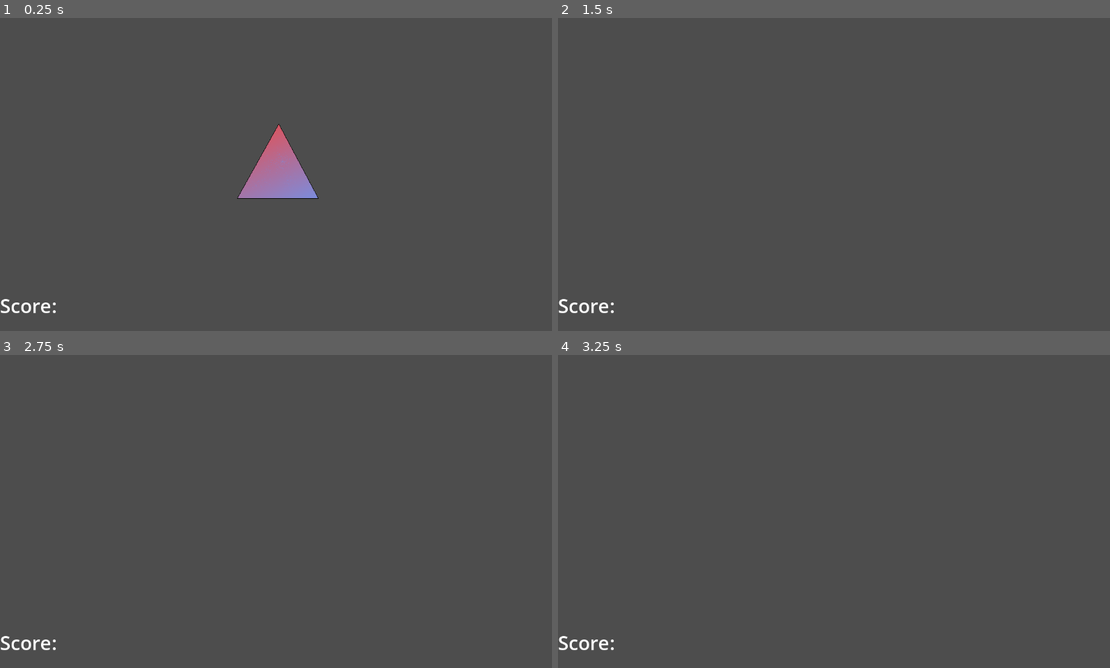
Above: before the commit, frames 1-4 (two rows, left to right).
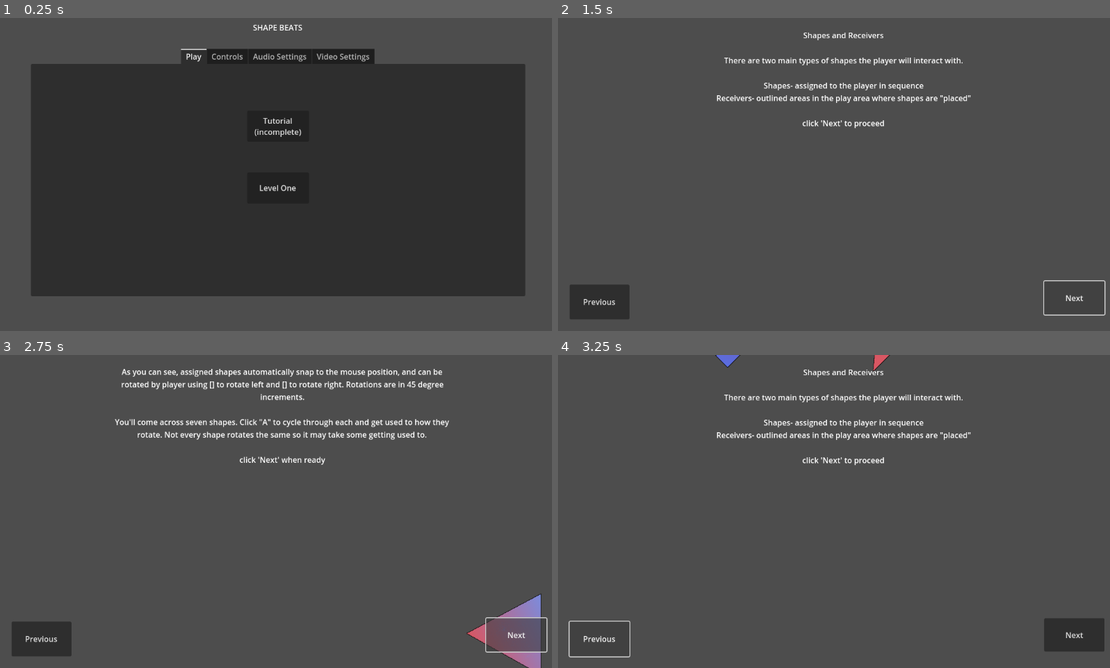
Above: after the commit, the same moments.

Repository: SucellosMusic/first-rhythm-game
Game: Godot game, scene res://Scenes/Menus/main_menu.tscn
Same seed, same stepped clock (60 frames per second), same inputs: the game is played once before the commit and once after it. Before the commit the project starts from res://Scenes/Levels/play_area.tscn.
Inputs (mouse positions are in pixels of both pictures, inside the frame that each line leads up to):
- Up to frame 1 (0.25 s): no input
- Up to frame 2 (1.5 s): click (834, 127) at 0.5 s, where only the run after the commit has a clickable "Tutorial (incomplete)"; click (1076, 296) at 1.25 s, where only the run after the commit has a clickable "Next"
- Up to frame 3 (2.75 s): click (518, 633) at 2 s, where only the run after the commit has a clickable "Next"
- Up to frame 4 (3.25 s): click (602, 639) at 2.75 s, where only the run after the commit has a clickable "Previous"

The runs differ from the first frame. In frame 1, 68% of the frame differs, in the area x 0-96%, y 2-95%; in frame 2, 2.8%; in frame 3, 5.5%; in frame 4, 3.1%.

Commit message:
Added Audio
replaced audio, removed test level scene

Diff:
--- a/Scenes/Assigned Shapes/scripts/shape rotation.gd
+++ b/Scenes/Assigned Shapes/scripts/shape rotation.gd
@@ -6,11 +6,8 @@
 
 func _process(_float) -> void:
 	currRotation = self.rotation_degrees
-	if self.position == get_global_mouse_position():
-		if Input.is_action_just_pressed("Rotate Left"):
-			self.rotation_degrees = currRotation - 45
+	if Input.is_action_just_pressed("Rotate Left"):
+		self.rotation_degrees = currRotation - 45
 
-		if Input.is_action_just_pressed("Rotate Right"):
-			self.rotation_degrees = currRotation + 45
-	else:
-		self.rotation_degrees = 0
+	if Input.is_action_just_pressed("Rotate Right"):
+		self.rotation_degrees = currRotation + 45
--- a/Scenes/Levels/Levels.gd
+++ b/Scenes/Levels/Levels.gd
@@ -4,7 +4,7 @@
 @onready var sequencer = $Sequencer
 
 #audio sequences
-@onready var audioPlayer : AudioStreamPlayer = $AudioStreamPlayer
+@onready var audioPlayers : Array[Node] = $Music.get_children()
 
 #shapes
 @onready var shapes = $"Assigned Shapes".get_children()
@@ -74,8 +74,13 @@
 	sequencer.initialize_sequencer()
 	sequencer.initialize_positions()
 
-	#audioPlayer.play()
 	beatTimer.start(syncToStart + beatOffset)
+
+func _unhandled_input(event: InputEvent) -> void:
+	if event is InputEventKey:
+		if event.pressed and event.keycode == KEY_ESCAPE:
+			Input.set_mouse_mode(Input.MOUSE_MODE_VISIBLE)
+			get_tree().change_scene_to_file("res://Scenes/Menus/main_menu.tscn")
 
 func _on_beats_timeout() -> void:
 	beatTimer.start(beat * sequencer.nextBeat)
@@ -146,6 +151,8 @@
 		prevHint = hints[sequencer.hintShape]
 		prevShape = shapes[sequencer.recShape]
 
+
+
 func _process(_delta: float) -> void:
 	shapes[sequencer.recShape].position = get_global_mouse_position()
 
--- a/Scenes/Levels/level_1.tscn
+++ b/Scenes/Levels/level_1.tscn
@@ -7,16 +7,21 @@
 [ext_resource type="PackedScene" uid="uid://d0jbkh7knwqo" path="res://Scenes/Receiver Shapes/receivers.tscn" id="4_i70i7"]
 [ext_resource type="PackedScene" uid="uid://elgpgmehfkrw" path="res://Scenes/score_text.tscn" id="5_q7k4a"]
 [ext_resource type="PackedScene" uid="uid://dng3h5awxp8ai" path="res://Scenes/Sequences/sequenceA.tscn" id="7_i1218"]
-[ext_resource type="AudioStream" uid="uid://btf6gu57t3fvj" path="res://Audio/WIP.wav" id="7_n7l43"]
 [ext_resource type="Script" path="res://Scenes/Sequences/sequence_manager.gd" id="7_p44fw"]
 [ext_resource type="PackedScene" uid="uid://58fdkmw6jve0" path="res://Scenes/Sequences/sequenceB.tscn" id="9_tq3wd"]
 [ext_resource type="PackedScene" uid="uid://d0jp0dgwghf53" path="res://Scenes/Sequences/sequenceC.tscn" id="10_1c17x"]
 [ext_resource type="PackedScene" uid="uid://cm3ai6n5wd26p" path="res://Scenes/Sequences/sequenceD.tscn" id="11_lhrob"]
 [ext_resource type="PackedScene" uid="uid://c7bl7wpg233dn" path="res://Scenes/Sequences/sequenceE.tscn" id="12_61go8"]
+[ext_resource type="AudioStream" uid="uid://dr56g236sgrt7" path="res://Audio/Shape Beats_Level One_SectionA_One.wav" id="13_b7low"]
+[ext_resource type="AudioStream" uid="uid://8rtfcrn2a2ja" path="res://Audio/Shape Beats_Level One_SectionA_Two.wav" id="14_agxh7"]
+[ext_resource type="AudioStream" uid="uid://daqi0ilydttx3" path="res://Audio/Shape Beats_Level One_SectionB_One.wav" id="15_g1t2h"]
+[ext_resource type="AudioStream" uid="uid://8fpw0xq5emhw" path="res://Audio/Shape Beats_Level One_SectionB_Two.wav" id="16_rgn55"]
+[ext_resource type="AudioStream" uid="uid://dlx6gjgc4b5bu" path="res://Audio/Shape Beats_Level One_SectionC_One.wav" id="17_4kqyk"]
+[ext_resource type="AudioStream" uid="uid://cqd1x0rvlpdsn" path="res://Audio/Shape Beats_Level One_SectionC_Two.wav" id="18_0d383"]
 
 [node name="Level 1" type="Node2D"]
 script = ExtResource("1_s7wna")
-bpm = 120.0
+bpm = 92.0
 beatOffset = 0.75
 
 [node name="Beats" type="Timer" parent="."]
@@ -34,10 +39,6 @@
 
 [node name="Score Text" parent="." instance=ExtResource("5_q7k4a")]
 z_index = 10
-
-[node name="AudioStreamPlayer" type="AudioStreamPlayer" parent="."]
-stream = ExtResource("7_n7l43")
-volume_db = -9.622
 
 [node name="Sequencer" type="Node" parent="."]
 script = ExtResource("7_p44fw")
@@ -67,4 +68,32 @@
 receiverOrientation = Array[int]([0, 0, 0, 0, 0, 0, 0])
 nextBeat = Array[float]([2.0, 2.0, 2.0, 2.0, 2.0, 2.0, 2.0])
 
+[node name="Exit Instruction" type="Label" parent="."]
+offset_left = 448.0
+offset_right = 768.0
+offset_bottom = 40.0
+text = "Press ESC any time to return to menu"
+horizontal_alignment = 1
+vertical_alignment = 1
+
+[node name="Music" type="Node" parent="."]
+
+[node name="SectionA_One" type="AudioStreamPlayer" parent="Music"]
+stream = ExtResource("13_b7low")
+
+[node name="SectionA_Two" type="AudioStreamPlayer" parent="Music"]
+stream = ExtResource("14_agxh7")
+
+[node name="SectionB_One" type="AudioStreamPlayer" parent="Music"]
+stream = ExtResource("15_g1t2h")
+
+[node name="SectionB_Two" type="AudioStreamPlayer" parent="Music"]
+stream = ExtResource("16_rgn55")
+
+[node name="SectionC_One" type="AudioStreamPlayer" parent="Music"]
+stream = ExtResource("17_4kqyk")
+
+[node name="SectionC_Two" type="AudioStreamPlayer" parent="Music"]
+stream = ExtResource("18_0d383")
+
 [connection signal="timeout" from="Beats" to="." method="_on_beats_timeout"]
--- a/Scenes/Levels/play_area.gd
+++ /dev/null
@@ -1,156 +0,0 @@
-extends Node2D
-
-#Audio
-@onready var audioPlayer : AudioStreamPlayer = $AudioStreamPlayer
-
-#shapes and receivers
-@onready var shapes = $PlayerShapes.get_children()
-@onready var receivers = $Receivers.get_children()
-@onready var altReceivers = $"Alt Receivers".get_children()
-@onready var hints = $Hints.get_children()
-
-#Sequencer
-var hintSelection : int = 1
-var selection : int = 0
-var currSelection : int;
-var prevSelection : int;
-var currRotation : int = 0
-var hintPrevSelection : int;
-var hintCurrSelection : int;
-var hintRotation : int;
-
-#collision detectors
-var shapePerf : Array[Area2D] = []
-var shapeGreat : Array[Area2D] = []
-var shapeOkay : Array[Area2D] = []
-
-
-#time
-@onready var syncToStart : float = AudioServer.get_time_to_next_mix()
-@export var bpm : float;
-@onready var beatTimer : Timer = $Beats
-@export var beatOffset : float;
-@onready var beat : float = (60/bpm)
-
-
-#misc var
-@onready var shapeSTORAGE = Vector2(-500, 400)
-@onready var receiverSTORAGE = Vector2(-500, 150)
-@onready var altReceiverStorage = Vector2(-500, 650)
-@onready var hintsStorage = Vector2(-500, 900)
-var startSequence : bool = false
-var recAnimate : Array[AnimatedSprite2D] = []
-var altRecAnimate : Array[AnimatedSprite2D] = []
-
-#scoring
-@onready var scoreDisplay : Label = $"Score Int"
-var posPoint : int = 0
-var orientPoint : int = 0
-var timePoint : int = 0
-var totalScore : int = 0
-var takeScore : bool = false
-
-
-func _ready() ->void:
-	Input.set_mouse_mode(Input.MOUSE_MODE_HIDDEN)
-	for s in shapes:
-		s.position = shapeSTORAGE
-		shapePerf.append(s.get_child(1))
-		shapeGreat.append(s.get_child(2))
-		shapeOkay.append(s.get_child(3))
-
-	for r in receivers:
-		r.position = receiverSTORAGE
-		recAnimate.append((r.get_child(0)))
-
-	for ar in altReceivers:
-		ar.position = altReceiverStorage
-		altRecAnimate.append((ar.get_child(0)))
-
-	for ra in recAnimate:
-		ra.play()
-
-	for ara in altRecAnimate:
-		ara.play()
-
-
-	audioPlayer.play()
-	beatTimer.start(syncToStart + beatOffset)
-
-	next_shape()
-	startSequence = true
-
-
-func get_score() -> void:
-	if takeScore == true:
-		posPoint = get_pos_score()
-		orientPoint = get_orient_score()
-		timePoint = get_time_score()
-		totalScore += posPoint + orientPoint + timePoint
-		takeScore = false
-
-func get_pos_score() -> int:
-	if shapePerf[currSelection].has_overlapping_areas():
-		return 3
-	elif shapeGreat[currSelection].has_overlapping_areas():
-		return 2
-	elif shapeOkay[currSelection].has_overlapping_areas():
-		return 1
-	return 0
-
-func get_orient_score() -> int:
-	if shapeOkay[currSelection].has_overlapping_areas():
-		if shapes[currSelection].rotation == receivers[currSelection].rotation:
-			return 1
-	return 0
-
-func get_time_score() -> int:
-	if shapeOkay[currSelection].has_overlapping_areas():
-		if beatTimer.time_left > 0 && beatTimer.time_left < .2:
-			return 3
-		elif beatTimer.time_left > .3 && beatTimer.time_left < .5:
-			return 2
-		elif beatTimer.time_left > 6 && beatTimer.time_left < 1:
-			return 1
-	return 0
-
-func next_shape() -> void:
-	hintPrevSelection = hintCurrSelection
-	prevSelection = currSelection
-	if selection == 6:
-		selection = 0
-	else:
-		selection += 1
-
-	if hintSelection == 6:
-		hintSelection = 0
-	else:
-		hintSelection += 1
-
-
-func _on_in_timer_timeout() -> void:
-	beatTimer.start(beat)
-	next_shape()
-	startSequence = true
-	takeScore = true
-
-func _process(delta: float) -> void:
-	hints[hintPrevSelection].position = hintsStorage
-	receivers[prevSelection].position = receiverSTORAGE
-	shapes[prevSelection].position = shapeSTORAGE
-
-
-	hints[hintCurrSelection].rotation_degrees = hintRotation
-
-	if startSequence == true:
-		receivers[currSelection].rotation_degrees = currRotation
-		shapes[currSelection].position = get_local_mouse_position()
-
-	if Input.is_action_just_pressed("Input Shape"):
-		get_score()
-		scoreDisplay.text = str(totalScore)
-
-	if startSequence == true && !audioPlayer.playing:
-		startSequence = false
-		await get_tree().create_timer(3).timeout
-		get_tree().quit()
--- a/Scenes/Levels/play_area.tscn
+++ /dev/null
@@ -1,163 +0,0 @@
-[gd_scene load_steps=26 format=3 uid="uid://dg4jq7vwylhv8"]
-
-[ext_resource type="Script" path="res://Scenes/Levels/play_area.gd" id="1_h34r3"]
-[ext_resource type="PackedScene" uid="uid://cjtehkfy71gwp" path="res://Scenes/Receiver Shapes/equal_triangle_receiver.tscn" id="2_05tja"]
-[ext_resource type="PackedScene" uid="uid://dtyc21mp0igxq" path="res://Scenes/Assigned Shapes/player_equal_triangle.tscn" id="3_d4epq"]
-[ext_resource type="PackedScene" uid="uid://bghxi2dd62e5f" path="res://Scenes/Assigned Shapes/player_heart.tscn" id="4_wynvf"]
-[ext_resource type="PackedScene" uid="uid://m16oag8o3jjo" path="res://Scenes/Assigned Shapes/player_l.tscn" id="5_m5642"]
-[ext_resource type="PackedScene" uid="uid://da1p1yfe3sndv" path="res://Scenes/Assigned Shapes/player_pentagon.tscn" id="6_jwqrm"]
-[ext_resource type="PackedScene" uid="uid://dt0x6wrkwm5gb" path="res://Scenes/Assigned Shapes/player_right_triangle.tscn" id="7_rpwgb"]
-[ext_resource type="PackedScene" uid="uid://cvk63spt3b3m0" path="res://Scenes/Assigned Shapes/player_star.tscn" id="8_jo8h5"]
-[ext_resource type="PackedScene" uid="uid://2xjp10r8srvr" path="res://Scenes/Assigned Shapes/player_t.tscn" id="9_vbv5x"]
-[ext_resource type="PackedScene" uid="uid://ss20cocnn4wv" path="res://Scenes/Receiver Shapes/heart_receiver.tscn" id="10_mc178"]
-[ext_resource type="PackedScene" uid="uid://cuj0kpfsqg0hy" path="res://Scenes/Receiver Shapes/L_receiver.tscn" id="11_ujwsb"]
-[ext_resource type="PackedScene" uid="uid://dk7wkos5wlk83" path="res://Scenes/Receiver Shapes/pentagon_receiver.tscn" id="12_8r5qg"]
-[ext_resource type="PackedScene" uid="uid://dgdcniktoenve" path="res://Scenes/Receiver Shapes/right_triangle_receiver.tscn" id="13_8etfv"]
-[ext_resource type="PackedScene" uid="uid://du6dfb804n6n7" path="res://Scenes/Receiver Shapes/star_receiver.tscn" id="14_e6xgm"]
-[ext_resource type="PackedScene" uid="uid://ccwctama4o67d" path="res://Scenes/Receiver Shapes/t_receiver.tscn" id="15_4bs2g"]
-[ext_resource type="AudioStream" uid="uid://btf6gu57t3fvj" path="res://Audio/WIP.wav" id="16_ac5yk"]
-[ext_resource type="PackedScene" uid="uid://4nwl5v5p1sqm" path="res://Scenes/Hints/eq_triangle_hint.tscn" id="16_qwrf5"]
-[ext_resource type="PackedScene" uid="uid://cu6srh074qd66" path="res://Scenes/Hints/heart_hint.tscn" id="17_ec2ct"]
-[ext_resource type="PackedScene" uid="uid://tjtlhqg30pvk" path="res://Scenes/Hints/l_hint.tscn" id="18_xgfbu"]
-[ext_resource type="PackedScene" uid="uid://gv1ncm27t7tl" path="res://Scenes/Hints/pent_hint.tscn" id="19_6al13"]
-[ext_resource type="PackedScene" uid="uid://wgdnxwahtgrt" path="res://Scenes/Hints/star_hint.tscn" id="20_7sxmr"]
-[ext_resource type="PackedScene" uid="uid://dvhiymgaq26iq" path="res://Scenes/Hints/t_hint.tscn" id="21_18lii"]
-[ext_resource type="PackedScene" uid="uid://cfrxj2lsh51qj" path="res://Scenes/Hints/r_tri_hint.tscn" id="22_etebq"]
-[ext_resource type="PackedScene" uid="uid://elgpgmehfkrw" path="res://Scenes/score_text.tscn" id="24_3an6p"]
-
-[sub_resource type="Curve2D" id="Curve2D_j2n5h"]
-_data = {
-"points": PackedVector2Array(0, 0, 0, 0, 99.6868, 216.807, 0, 0, 0, 0, 375.017, 118.082, 0, 0, 0, 0, 790.546, 115.149, 0, 0, 0, 0, 987.618, 187.053, 0, 0, 0, 0, 989.674, 313.506, 0, 0, 0, 0, 804.021, 390.37, 0, 0, 0, 0, 559.068, 381.163, 0, 0, 0, 0, 401.83, 394.089, 0, 0, 0, 0, 157.238, 343.664, 0, 0, 0, 0, 92.4929, 283.133)
-}
-point_count = 10
-
-[node name="Play Area" type="Node2D"]
-script = ExtResource("1_h34r3")
-receiverPattern = Array[int]([0, 2, 4, 6, 1, 3, 6])
-receiverOrientation = Array[int]([0, 45, 0, -45, 0, 45, 0])
-nextBeat = Array[int]([0, 0, 0, 0, 0, 0])
-bpm = 120.0
-beatOffset = 0.75
-
-[node name="Beats" type="Timer" parent="."]
-one_shot = true
-
-[node name="PlayerShapes" type="Node2D" parent="."]
-z_index = 2
-
-[node name="Player Equal Triangle" parent="PlayerShapes" instance=ExtResource("3_d4epq")]
-position = Vector2(406, -133)
-
-[node name="Player Heart" parent="PlayerShapes" instance=ExtResource("4_wynvf")]
-position = Vector2(1391, -188)
-
-[node name="Player L" parent="PlayerShapes" instance=ExtResource("5_m5642")]
-position = Vector2(614, -114)
-
-[node name="Player Pentagon" parent="PlayerShapes" instance=ExtResource("6_jwqrm")]
-position = Vector2(1137, -218)
-
-[node name="Player Right Triangle" parent="PlayerShapes" instance=ExtResource("7_rpwgb")]
-position = Vector2(807, -104)
-
-[node name="Player Star" parent="PlayerShapes" instance=ExtResource("8_jo8h5")]
-position = Vector2(1691, -181)
-
-[node name="Player T" parent="PlayerShapes" instance=ExtResource("9_vbv5x")]
-position = Vector2(194, -166)
-
-[node name="Receivers" type="Node2D" parent="."]
-z_index = 1
-
-[node name="Triangle Receiver" parent="Receivers" instance=ExtResource("2_05tja")]
-position = Vector2(408, -372)
-
-[node name="Heart Receiver" parent="Receivers" instance=ExtResource("10_mc178")]
-position = Vector2(1412, -444)
-
-[node name="L Receiver" parent="Receivers" instance=ExtResource("11_ujwsb")]
-position = Vector2(606, -395)
-
-[node name="Pentagon Receiver" parent="Receivers" instance=ExtResource("12_8r5qg")]
-position = Vector2(1164, -450)
-
-[node name="Right Triangle Receiver" parent="Receivers" instance=ExtResource("13_8etfv")]
-position = Vector2(829, -337)
-
-[node name="Star Receiver" parent="Receivers" instance=ExtResource("14_e6xgm")]
-position = Vector2(1673, -435)
-
-[node name="T Receiver" parent="Receivers" instance=ExtResource("15_4bs2g")]
-position = Vector2(197, -409)
-
-[node name="Alt Receivers" type="Node2D" parent="."]
-z_index = 1
-
-[node name="Equal Triangle Receiver" parent="Alt Receivers" instance=ExtResource("2_05tja")]
-position = Vector2(397, -675)
-
-[node name="Heart Receiver" parent="Alt Receivers" instance=ExtResource("10_mc178")]
-position = Vector2(1387, -710)
-
-[node name="L Receiver" parent="Alt Receivers" instance=ExtResource("11_ujwsb")]
-position = Vector2(602, -653)
-
-[node name="Pentagon Receiver" parent="Alt Receivers" instance=ExtResource("12_8r5qg")]
-position = Vector2(1145, -725)
-
-[node name="Right Triangle Receiver" parent="Alt Receivers" instance=ExtResource("13_8etfv")]
-position = Vector2(809, -620)
-
-[node name="Star Receiver" parent="Alt Receivers" instance=ExtResource("14_e6xgm")]
-position = Vector2(1669, -725)
-
-[node name="T Receiver" parent="Alt Receivers" instance=ExtResource("15_4bs2g")]
-position = Vector2(174, -689)
-
-[node name="Hints" type="Node2D" parent="."]
-modulate = Color(1, 1, 1, 0.258824)
-
-[node name="EQ Triangle Hint" parent="Hints" instance=ExtResource("16_qwrf5")]
-position = Vector2(399, -967)
-
-[node name="Heart Hint" parent="Hints" instance=ExtResource("17_ec2ct")]
-position = Vector2(1414, -973)
-
-[node name="L Hint" parent="Hints" instance=ExtResource("18_xgfbu")]
-position = Vector2(603, -945)
-
-[node name="Pent Hint" parent="Hints" instance=ExtResource("19_6al13")]
-position = Vector2(1141, -1012)
-
-[node name="R Tri Hint" parent="Hints" instance=ExtResource("22_etebq")]
-position = Vector2(819, -915)
-
-[node name="Star Hint" parent="Hints" instance=ExtResource("20_7sxmr")]
-position = Vector2(1671, -997)
-
-[node name="T Hint" parent="Hints" instance=ExtResource("21_18lii")]
-position = Vector2(176, -960)
-
-[node name="Path2D" type="Path2D" parent="."]
-position = Vector2(45.5155, 26.4705)
-scale = Vector2(0.967475, 1.21173)
-curve = SubResource("Curve2D_j2n5h")
-
-[node name="PathFollow2D" type="PathFollow2D" parent="Path2D"]
-position = Vector2(99.6868, 216.807)
-rotation = -0.344289
-
-[node name="Receiver Positioner" type="Node2D" parent="Path2D/PathFollow2D"]
-
-[node name="PathFollow2D2" type="PathFollow2D" parent="Path2D"]
-position = Vector2(99.6868, 216.807)
-rotation = -0.344289
-
-[node name="Hint Positioner" type="Node2D" parent="Path2D/PathFollow2D2"]
-
-[node name="AudioStreamPlayer" type="AudioStreamPlayer" parent="."]
-stream = ExtResource("16_ac5yk")
-
-[node name="Score Text" parent="." instance=ExtResource("24_3an6p")]
-
-[connection signal="timeout" from="Beats" to="." method="_on_in_timer_timeout"]
--- a/Scenes/Menus/main_menu.tscn
+++ b/Scenes/Menus/main_menu.tscn
@@ -2,7 +2,7 @@
 
 [ext_resource type="Script" path="res://Scenes/Menus/scripts/audio_settings.gd" id="1_0wm25"]
 [ext_resource type="Script" path="res://Scenes/Menus/scripts/controls.gd" id="1_1w83y"]
-[ext_resource type="Script" path="res://Scenes/Menus/play.gd" id="1_rtnjg"]
+[ext_resource type="Script" path="res://Scenes/Menus/scripts/play.gd" id="1_rtnjg"]
 [ext_resource type="Script" path="res://Scenes/Menus/scripts/v_sync_setter.gd" id="1_yo88m"]
 [ext_resource type="Script" path="res://Scenes/Menus/scripts/video_settings.gd" id="2_bfhna"]
 
@@ -44,7 +44,16 @@
 offset_top = 97.0
 offset_right = 576.0
 offset_bottom = 161.0
-text = "Tutorial"
+text = "Tutorial
+(incomplete)"
+
+[node name="Level One" type="Button" parent="TabContainer/Play"]
+layout_mode = 0
+offset_left = 448.0
+offset_top = 225.0
+offset_right = 576.0
+offset_bottom = 289.0
+text = "Level One"
 
 [node name="Controls" type="Control" parent="TabContainer"]
 visible = false
@@ -154,6 +163,16 @@
 offset_right = 670.0
 offset_bottom = 200.0
 text = "Option Two:"
+
+[node name="delete when fixed" type="Label" parent="TabContainer/Controls"]
+layout_mode = 0
+offset_left = 320.0
+offset_top = 33.0
+offset_right = 704.0
+offset_bottom = 73.0
+text = "!!! controls not currently customizeable !!!"
+horizontal_alignment = 1
+vertical_alignment = 1
 
 [node name="Audio Settings" type="Control" parent="TabContainer"]
 visible = false
@@ -296,6 +315,7 @@
 rounded = true
 
 [connection signal="pressed" from="TabContainer/Play/Tutorial" to="TabContainer/Play" method="_on_tutorial_pressed"]
+[connection signal="pressed" from="TabContainer/Play/Level One" to="TabContainer/Play" method="_on_level_one_pressed"]
 [connection signal="pressed" from="TabContainer/Controls/Rotate Left/Rotate Left One" to="TabContainer/Controls" method="_on_rotate_left_one_pressed"]
 [connection signal="pressed" from="TabContainer/Controls/Rotate Left/Rotate Left Two" to="TabContainer/Controls" method="_on_rotate_left_two_pressed"]
 [connection signal="pressed" from="TabContainer/Controls/Rotate Right/Rotate Right One" to="TabContainer/Controls" method="_on_rotate_right_one_pressed"]
--- a/Scenes/Menus/play.gd
+++ /dev/null
@@ -1,12 +0,0 @@
-extends Control
-
-
-# Called when the node enters the scene tree for the first time.
-func _ready() -> void:
-	pass # Replace with function body.
-
-
-
-
-func _on_tutorial_pressed() -> void:
-	get_tree().change_scene_to_file("res://Scenes/Tutorial/tutorial.tscn")
--- /dev/null
+++ b/Scenes/Menus/scripts/play.gd
@@ -0,0 +1,16 @@
+extends Control
+
+
+# Called when the node enters the scene tree for the first time.
+func _ready() -> void:
+	pass # Replace with function body.
+
+
+
+
+func _on_tutorial_pressed() -> void:
+	get_tree().change_scene_to_file("res://Scenes/Tutorial/tutorial.tscn")
+
+
+func _on_level_one_pressed() -> void:
+	get_tree().change_scene_to_file("res://Scenes/Levels/level_1.tscn")
--- a/project.godot
+++ b/project.godot
@@ -11,7 +11,7 @@
 [application]
 
 config/name="First Rhythm Game"
-run/main_scene="res://Scenes/Levels/play_area.tscn"
+run/main_scene="res://Scenes/Menus/main_menu.tscn"
 config/features=PackedStringArray("4.3", "Forward Plus")
 config/icon="res://icon.svg"
 
Not shown, added: Audio/Shape Beats_Level One_SectionA_One.wav.import
Not shown, added: Audio/Shape Beats_Level One_SectionA_Two.wav.import
Not shown, added: Audio/Shape Beats_Level One_SectionB_One.wav.import
Not shown, added: Audio/Shape Beats_Level One_SectionB_Two.wav.import
Not shown, added: Audio/Shape Beats_Level One_SectionC_One.wav.import
Not shown, added: Audio/Shape Beats_Level One_SectionC_Two.wav.import
Not shown, removed: Audio/WIP.wav.import
Not shown: 1 places in Scenes/Levels/level_1.tscn that only renumber resources
Not shown, changed: export_presets.cfg
Not shown, added: Audio/Shape Beats_Level One_SectionA_One.wav
Not shown, added: Audio/Shape Beats_Level One_SectionA_Two.wav
Not shown, added: Audio/Shape Beats_Level One_SectionB_One.wav
(and 4 more such lines)
